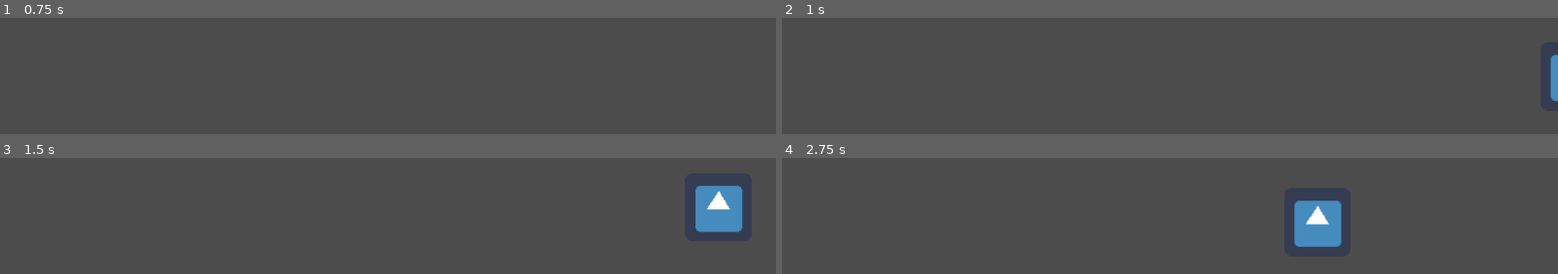
Above: before the commit, frames 1-4 (two rows, left to right).
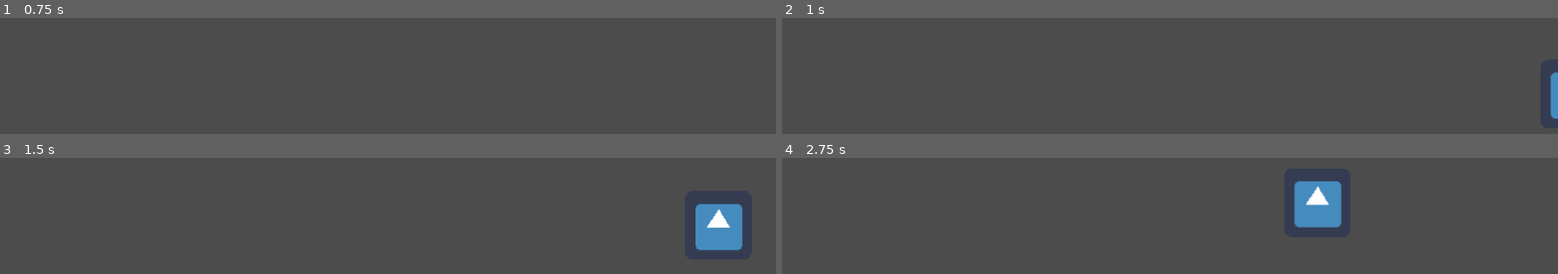
Above: after the commit, the same moments.

Repository: arthurnog/carameloProject
Game: Godot game, scene res://src/scene/item.tscn
Same seed, same stepped clock (60 frames per second), same inputs: the game is played once before the commit and once after it. This scene is started directly instead of the project's main scene. The engine's default icon, where the game draws it, is replaced by a stand-in: a white triangle on a blue panel in a dark square.
Inputs (mouse positions are in pixels of both pictures, inside the frame that each line leads up to):
- Up to frame 1 (0.75 s): tap Enter at 0.5 s; move the mouse to (558, 89) at 0.52 s; press the mouse at (558, 89) at 0.53 s
- Up to frame 2 (1 s): no input
- Up to frame 3 (1.5 s): move the mouse to (outside the picture) at 1.27 s; release the mouse at (outside the picture) at 1.28 s; click (outside the picture) at 1.35 s
- Up to frame 4 (2.75 s): move the mouse to (outside the picture) at 2.02 s; press the mouse at (outside the picture) at 2.03 s

Frame 1 is identical in both runs. In frame 2, 0.3% of the frame differs, in the area x 99-100%, y 31-87%; in frame 3, 2.4%; in frame 4, 2.5%, in the area x 66-73%, y 20-77%.

Commit message:
80% pronto, começar arte

Diff:
--- a/src/scene/GAME.tscn
+++ b/src/scene/GAME.tscn
@@ -40,5 +40,6 @@
 [connection signal="cool" from="dogMal" to="cenario" method="_on_dogMal_cool"]
 [connection signal="fear" from="dogMal" to="dog" method="_on_dogMal_fear"]
 [connection signal="fear" from="dogMal" to="cenario" method="_on_dogMal_fear"]
+[connection signal="dead" from="dog" to="." method="_on_dog_dead"]
 [connection signal="timeout" from="itens/TimerI" to="itens" method="_on_TimerI_timeout"]
 [connection signal="timeout" from="obstaculos/TimerO" to="obstaculos" method="_on_TimerO_timeout"]
--- a/src/scene/dog.tscn
+++ b/src/scene/dog.tscn
@@ -32,7 +32,9 @@
 [sub_resource type="RectangleShape2D" id=3]
 extents = Vector2( 36.0526, 18.2269 )
 
-[node name="dog" type="Node2D"]
+[node name="dog" type="Node2D" groups=[
+"dog",
+]]
 script = ExtResource( 2 )
 
 [node name="AnimatedSprite" type="AnimatedSprite" parent="."]
--- a/src/scene/item.tscn
+++ b/src/scene/item.tscn
@@ -27,3 +27,6 @@
 
 [node name="CollisionShape2D" type="CollisionShape2D" parent="."]
 shape = SubResource( 2 )
+
+[node name="VisibilityNotifier2D" type="VisibilityNotifier2D" parent="."]
+[connection signal="screen_exited" from="VisibilityNotifier2D" to="." method="_on_VisibilityNotifier2D_screen_exited"]
--- a/src/scene/obs0.tscn
+++ b/src/scene/obs0.tscn
@@ -9,7 +9,7 @@
 [node name="obs0" type="KinematicBody2D" groups=[
 "obstacle",
 ]]
-position = Vector2( 1000, 317.839 )
+position = Vector2( 1000, 297.635 )
 script = ExtResource( 2 )
 
 [node name="Sprite" type="Sprite" parent="."]
--- a/src/script/GAME.gd
+++ b/src/script/GAME.gd
@@ -13,3 +13,9 @@
 # Called every frame. 'delta' is the elapsed time since the previous frame.
 #func _process(delta):
 #	pass
+
+
+func _on_dog_dead():
+	#GAME OVER
+	queue_free()
+	pass # Replace with function body.
--- a/src/script/dog.gd
+++ b/src/script/dog.gd
@@ -1,4 +1,7 @@
 extends Node2D
+
+signal dead
+signal catch
 
 export (int) var life = 3
 var itens = 0
@@ -11,9 +14,13 @@
 	pass # Replace with function body.
 
 
+# warning-ignore:unused_argument
+func _process(delta):
+	if life == 0:
+		emit_signal("dead")
 
 
-
+# warning-ignore:unused_argument
 func _physics_process(delta):
 	if Input.is_action_just_pressed("click"):
 		yield(get_tree().create_timer(.2), "timeout")
@@ -50,7 +57,7 @@
 
 
 func _on_GAME_START():
-	#animação correndo
+	$AnimatedSprite.play("run")
 	pass # Replace with function body.
 
 
@@ -68,5 +75,9 @@
 func _on_Area2D_body_entered(body):
 	if body.is_in_group("obstacle"):
 		life += -1
+		print(life)
 	elif body.is_in_group("item"):
 		itens += 1
+		print(itens)
+		emit_signal("catch")
+		body.queue_free()
--- a/src/script/item.gd
+++ b/src/script/item.gd
@@ -8,6 +8,12 @@
 	pass # Replace with function body.
 
 func _physics_process(delta):
-	if position.y > startY+10 or position.y<startY-10:
+	if position.y > startY+20 or position.y<startY-20:
 		vely = -vely
 	move_and_slide(Vector2(velx,vely))
+
+
+
+func _on_VisibilityNotifier2D_screen_exited():
+	queue_free()
+	pass # Replace with function body.
